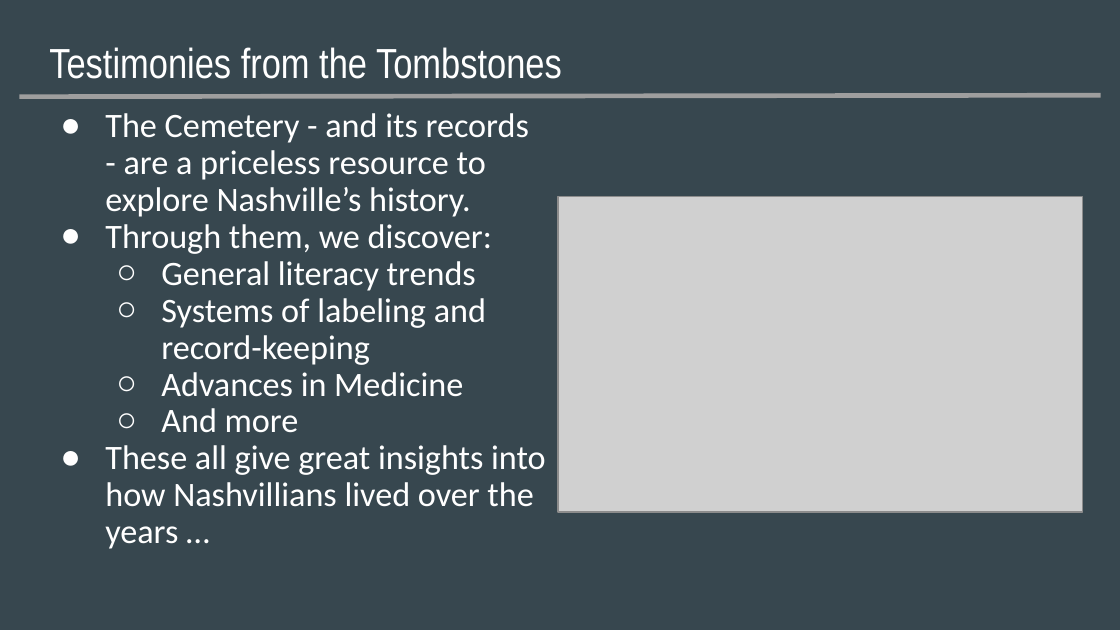
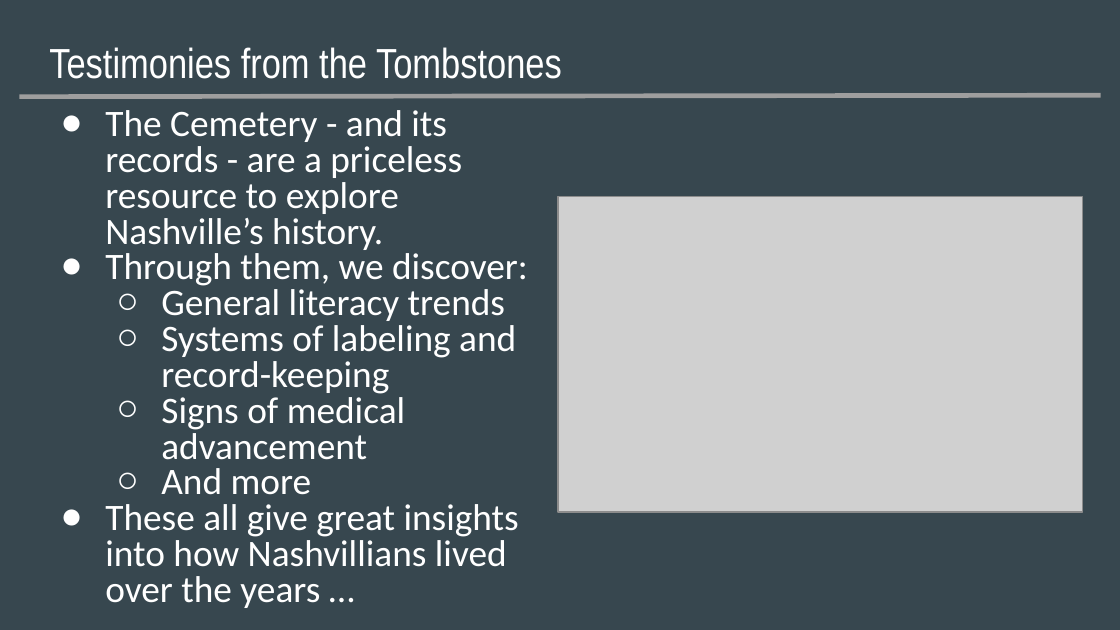
Before and after one commit to NSS-Data-Analytics-Cohort-9/city_cemetery-edwardbrown750, a slide deck: slide 3 of presentation/Ed Brown _ DA9_ City Cemetary.pptx. Drawn at 1120x630 pixels with LibreOffice and Linux fonts; fonts in the diff are those of the drawing; grey boxes stand for pictures. Boxes give left, top, right and bottom in pixels: in the first picture for what was removed or moved away, otherwise in the second. Text is boxed around its words. In the diff, an @@ line names an element or a change of style, - is before the commit and + after.

```diff
--- a/presentation/Ed Brown _ DA9_ City Cemetary.pptx
+++ b/presentation/Ed Brown _ DA9_ City Cemetary.pptx
@@ text at (105,110,528,608): size 22 to 24 pt in "The Cemetery - and its records - ...", "Through them, we discover:", "General literacy trends", "Systems of labeling and record-keeping" and 2 more places; line spacing 0.9 to 0.8 @@
@@ text at (161,392,405,469): text changed; size 22 to 24 pt @@
-  ○ Advances in Medicine
+  ○ Signs of medical advancement
```
Also in this commit, not shown: 5 other slides changed.
